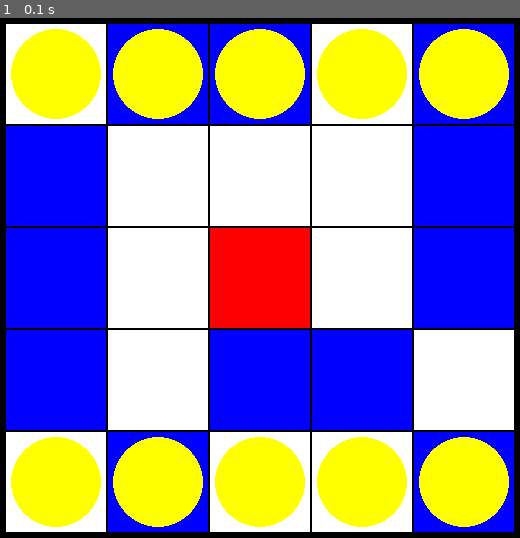
Above: before the commit, frame 1.
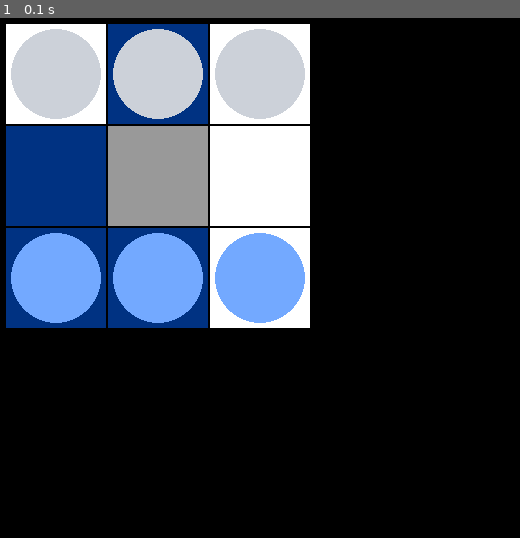
Above: after the commit, the same moment.

Repository: rafacerqueira/ia_cifra
Game: pygame game, started from pygame_test.py
The game is run twice, just before and just after one commit, with the same random seed, the same clock (stepped at 60 frames per second) and the same inputs.
Inputs:
- Up to frame 1 (0.1 s): no input

The runs differ from the first frame. In frame 1, 87% of the frame differs, in the area x 1-99%, y 1-99%.

Commit message:
3x3 board, and white pieces start on top

Diff:
--- a/pygame_test.py
+++ b/pygame_test.py
@@ -13,10 +13,12 @@
 window = pygame.display.set_mode((WINDOW_WIDTH, WINDOW_HEIGHT))
 
 # definir as cores do tabuleiro
-BLUE = (0, 0, 255)
+DARK_BLUE = (0, 50, 130)
 WHITE = (255, 255, 255)
-RED = (255, 0, 0)
+GREY = (153, 153, 153)
 YELLOW = (255, 255, 0)
+LIGHT_BLUE = (115, 169, 255)
+LIGHT_DARK = (204, 209, 217)
 
 
 #lista de pecas
@@ -25,43 +27,54 @@
 # criar uma lista de 24 quadrados
 squares = []
 
-for i in range(12):
+for i in range(4):
     squares.append({'color': WHITE, 'rect': pygame.Rect(0, 0, 100, 100)})
-    squares.append({'color': BLUE, 'rect': pygame.Rect(0, 0, 100, 100)})
+    squares.append({'color': DARK_BLUE, 'rect': pygame.Rect(0, 0, 100, 100)})
 
 
 
 random.shuffle(squares)
 
-squares.insert(11,{'color': RED, 'rect': pygame.Rect(0, 0, 100, 100)})
-squares[11]['color'] = RED
+squares.insert(3,{'color': GREY, 'rect': pygame.Rect(0, 0, 100, 100)})
+squares[3]['color'] = GREY
 
 # desenhar um tabuleiro de 5x5 com quadrados aleatórios
 square_size = 100 # cada quadrado terá 100 pixels de largura e altura
 square_spacing = 2
 x = 50 # posição x do canto superior esquerdo do primeiro quadrado
 y = 50 # posição y do canto superior esquerdo do primeiro quadrado
-for row in range(5): # loop pelas 5 linhas do tabuleiro
-    for col in range(5): # loop pelas 5 colunas do tabuleiro
+for row in range(3): # loop pelas 5 linhas do tabuleiro
+    for col in range(3): # loop pelas 5 colunas do tabuleiro
 
-        square = squares[row * 5 + col -1 ]
+        square = squares[row * 3 + col -1 ]
         # atualizar a posição do quadrado para a posição atual do loop
         square['rect'].x = x + col * (square_size + square_spacing)
         square['rect'].y = y + row * (square_size + square_spacing)
         # desenhar o quadrado atual
         pygame.draw.rect(window, square['color'], square['rect'])
 
-        if row == 0 or row == 4:
+        if row == 0:
             center_x = square['rect'].x + square_size // 2
             center_y = square['rect'].y + square_size // 2
 
             # desenhar um círculo amarelo no centro do quadrado atual
-            pygame.draw.circle(window, YELLOW, (center_x, center_y), square_size // 2 - 5)
+            pygame.draw.circle(window, LIGHT_DARK, (center_x, center_y), square_size // 2 - 5)
 
-            circle = {'color': YELLOW, 'center': (center_x, center_y)}
+            circle = {'color': LIGHT_DARK, 'center': (center_x, center_y)}
 
             pieces.append(circle)
-print(pieces[6])
+
+        if row == 2:
+            center_x = square['rect'].x + square_size // 2
+            center_y = square['rect'].y + square_size // 2
+
+            # desenhar um círculo amarelo no centro do quadrado atual
+            pygame.draw.circle(window, LIGHT_BLUE, (center_x, center_y), square_size // 2 - 5)
+
+            circle = {'color': LIGHT_BLUE, 'center': (center_x, center_y)}
+
+            pieces.append(circle)
+
 # atualizar a tela
 pygame.display.update()
 
